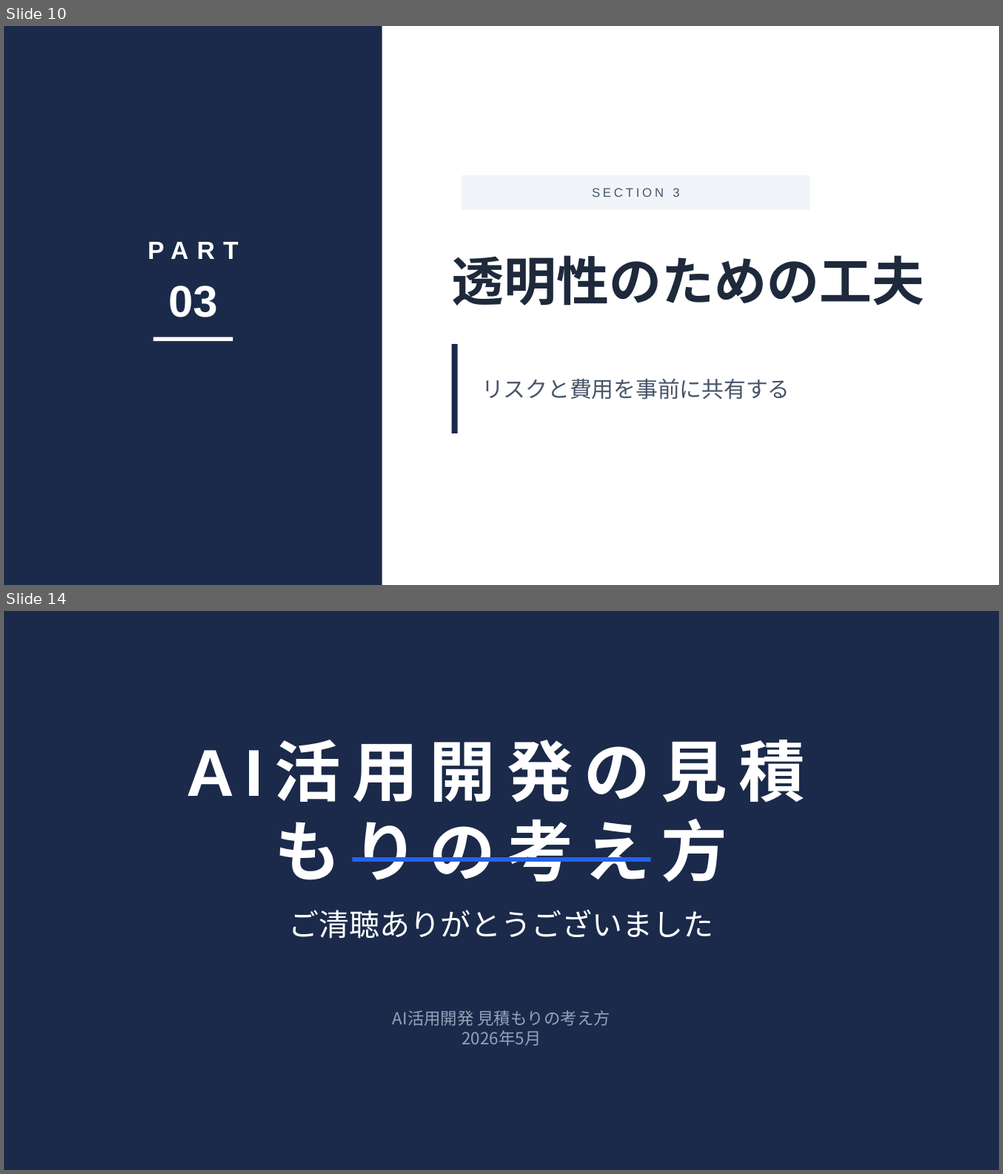
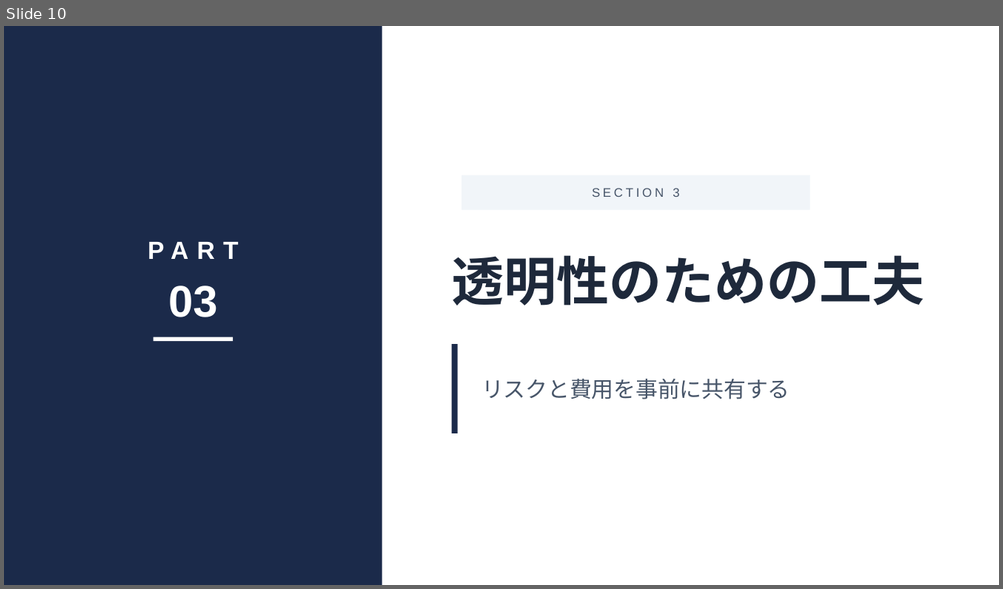
Before and after one commit to shogo-tanaka-work/knowledge-vault, a slide deck: outputs/見積もり解説スライド/AI活用開発の見積もりの考え方.pptx. Shown one above the other, each under a label of ours: slides 10 and 14 before the commit, slide 10 after it; the slides between them are not shown. The pictures are 1003x1174 and 1003x589 pixels, drawn with LibreOffice and Linux fonts; fonts in the diff are those of the drawing. Boxes give left, top, right and bottom in pixels: in the first picture for what was removed or moved away, otherwise in the second. Text is boxed around its words. In the diff, an @@ line names an element or a change of style, - is before the commit and + after.

```diff
--- a/outputs/見積もり解説スライド/AI活用開発の見積もりの考え方.pptx
+++ b/outputs/見積もり解説スライド/AI活用開発の見積もりの考え方.pptx
@@ slide 14 removed at (4, 611, 999, 1170), background #1B2A4A @@
@@ text removed at (153, 760, 849, 860) @@
-AI活用開発の見積もりの考え方
@@ line removed from (352, 860) to (651, 860) @@
@@ text removed at (289, 910, 714, 939) @@
-ご清聴ありがとうございました
@@ text removed at (392, 1011, 610, 1046) @@
-AI活用開発 見積もりの考え方
-2026年5月
```
Also in this commit, not shown: 9 slides changed.
